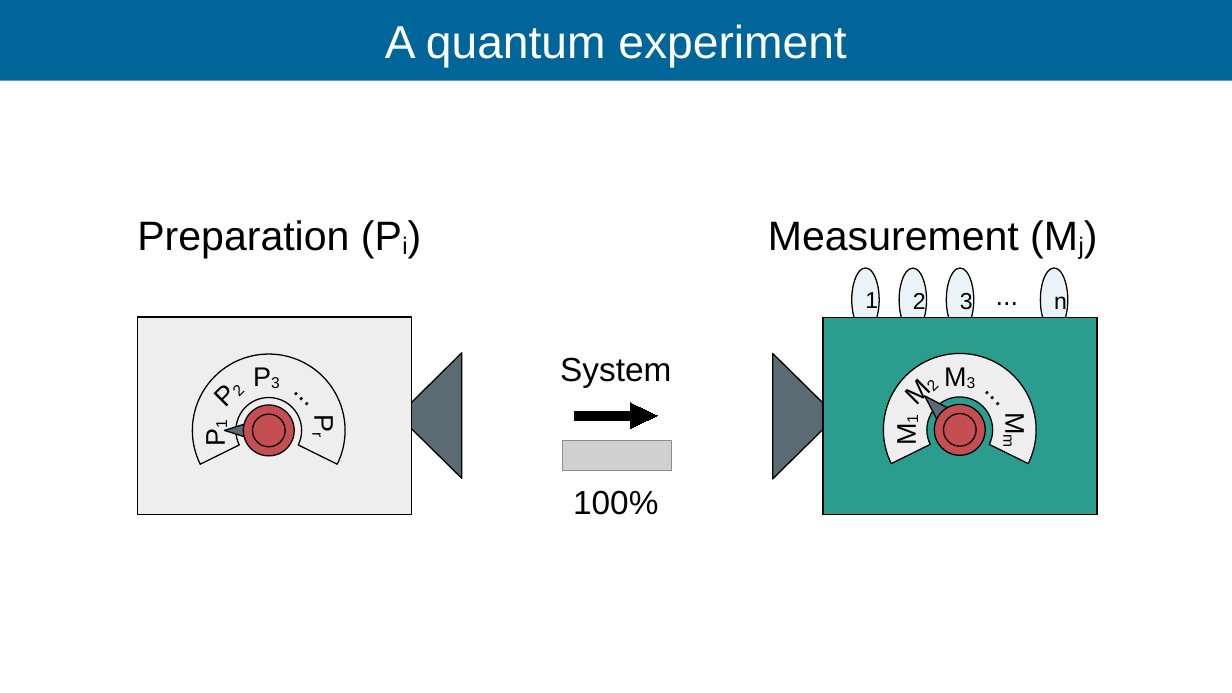
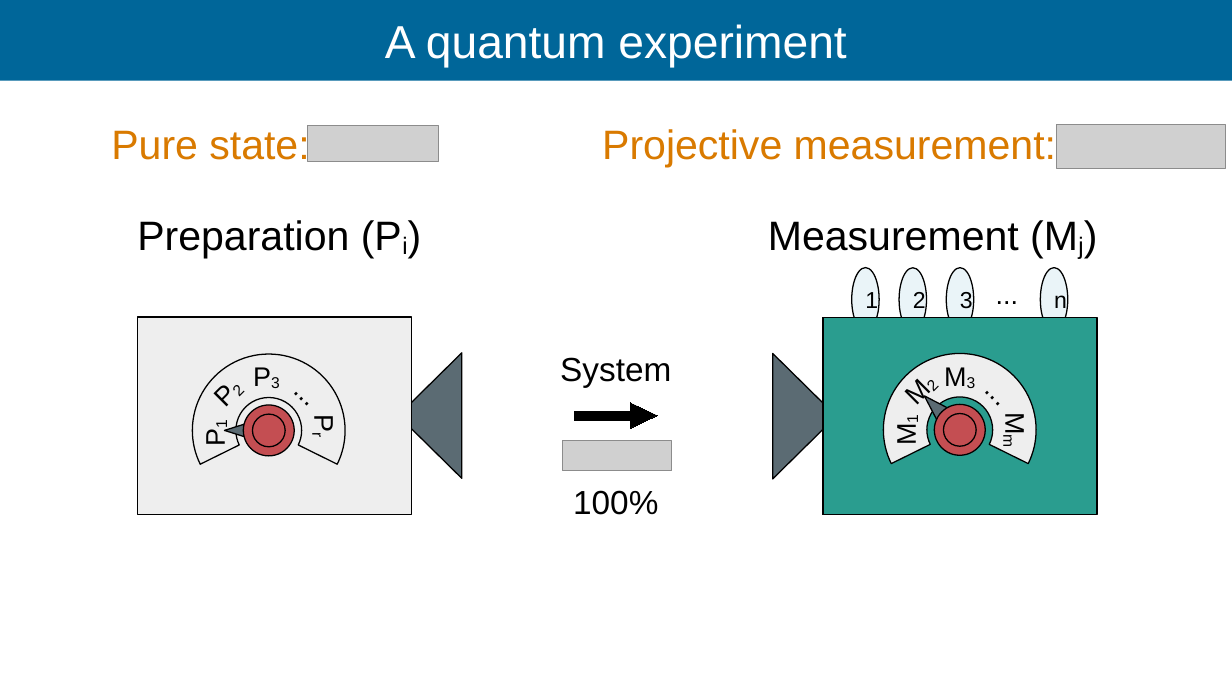
Before and after one commit to Ismaele-vincent/PhD, a slide deck: slide 48 of 2026/Talks/ILL Seminar/ILL seminar 2026 ver2.odp (slide 60 before the commit). Drawn at 1232x693 pixels with LibreOffice and Linux fonts; fonts in the diff are those of the drawing; grey boxes stand for pictures; background and template pictures are left out. Boxes give left, top, right and bottom in pixels: in the first picture for what was removed or moved away, otherwise in the second. Text is boxed around its words. In the diff, an @@ line names an element or a change of style, - is before the commit and + after.

```diff
--- a/2026/Talks/ILL Seminar/ILL seminar 2026 ver2.odp
+++ b/2026/Talks/ILL Seminar/ILL seminar 2026 ver2.odp
@@ text added at (111, 126, 309, 162), 32 pt, text #D97A00 @@
+Pure state:
@@ picture added at (308, 126, 439, 162) @@
@@ text added at (602, 129, 1056, 167), 32 pt, text #D97A00 @@
+Projective measurement:
@@ picture added at (1057, 125, 1226, 168) @@
```
Also in this commit, not shown: 20 other slides changed, 16 slides added, 5 slides removed, 4 other files.
